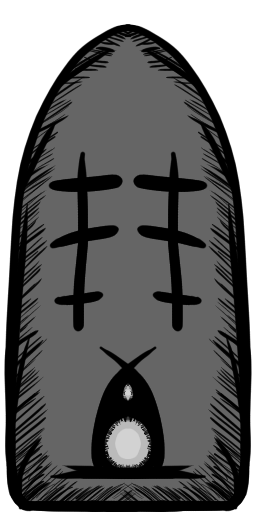
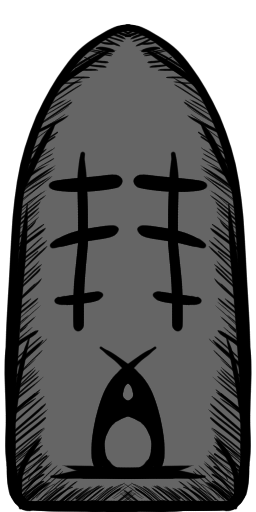
Layer changes from the first 256 × 512 image to the second:
painted on "Outline" over [104, 383, 152, 468]
painted on "Symbols" (2nd of 4, in "Door" › "GreyDoor") over [104, 383, 152, 468]
added layer "Symbols" (3rd of 4, in "Door" › "GreyDoor") in group "GreyDoor" over [104, 383, 152, 468]
hid "Maalitaso 9" over [104, 383, 152, 468]
hid "Maalitaso 8" over [104, 383, 152, 468]
